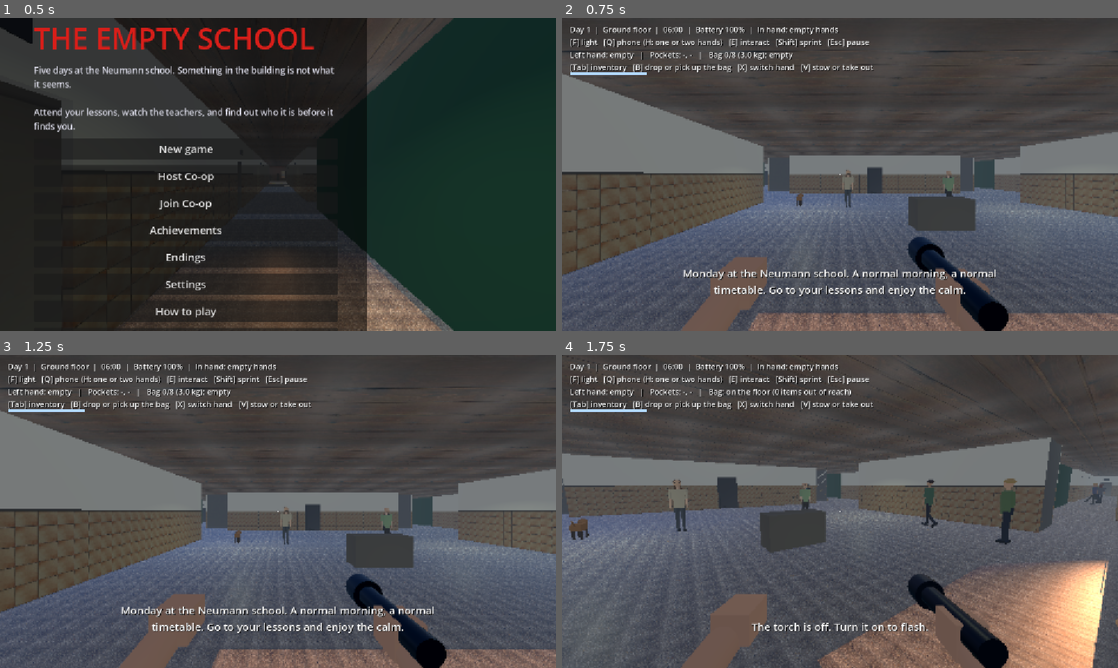
Above: before the commit, frames 1-4 (two rows, left to right).
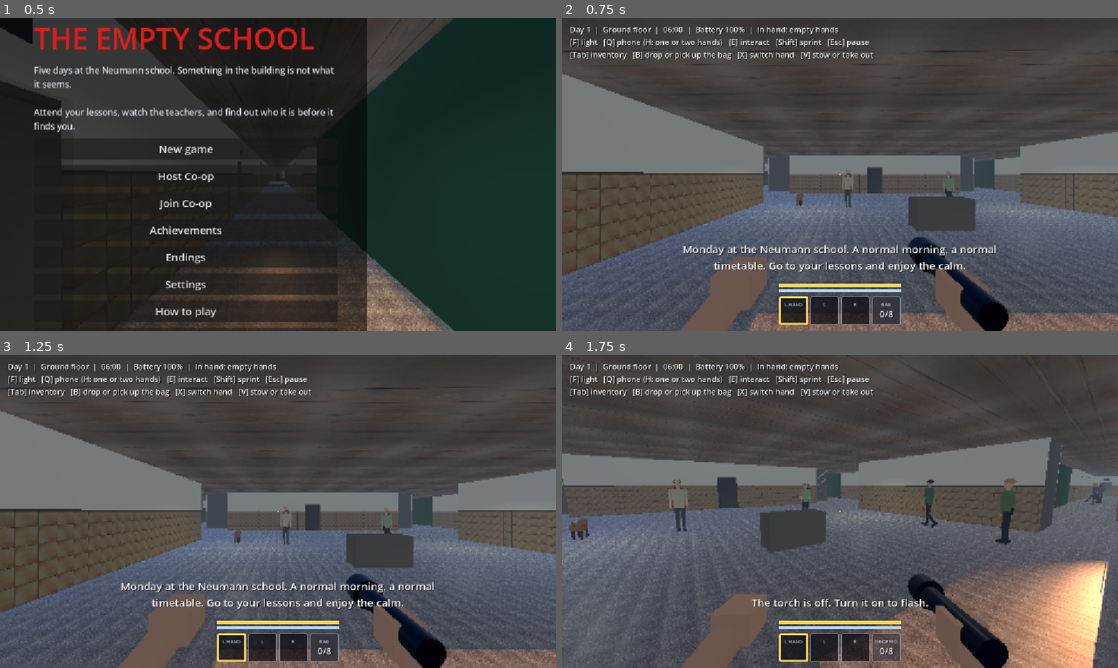
Above: after the commit, the same moments.

Repository: CsPS0/Neumann-Survival-Week
Game: Godot game, scene res://scenes/main.tscn
The game is run twice, just before and just after one commit, with the same random seed, the same clock (stepped at 60 frames per second) and the same inputs.
Inputs (mouse positions are in pixels of both pictures, inside the frame that each line leads up to):
- Up to frame 1 (0.5 s): no input
- Up to frame 2 (0.75 s): click "New game" at 0.5 s
- Up to frame 3 (1.25 s): no input
- Up to frame 4 (1.75 s): tap Enter at 1.25 s; move the mouse to (867, 511) at 1.27 s; hold W (move_forward) from 1.28 s (still down); hold B (bag) from 1.28 s (still down); tap T (flash) at 1.55 s

Frame 1 is identical in both runs. In frame 2, 6.4% of the frame differs, in the area x 1-78%, y 10-98%; in frame 3, 6.4%; in frame 4, 4.5%.

Commit message:
Hotbar, inventory grid and tabbed settings (#37)
Only HORROR-GAME is touched.

## What changed
- Hotbar at the bottom centre: active hand (highlighted), left pocket,
right pocket and the bag count. The name of the held item shows above it
for a moment when it changes.
- Battery and stamina bars sit above the hotbar. The stamina bar still
shows only while stamina is not full. The story message moved up to
clear them.
- Tab with the phone down opens an inventory grid: equipped slots on
top, the 8 bag slots as a 4x2 grid, a "Keys" line that lists every key
carried, weight and walking speed. Tab with the phone up still switches
the phone app. B, X and V work as before.
- The item text lines are gone from the top left HUD. Desktop keeps the
key hint lines. Touch mode shows only the status line.
- Settings are split into four tabs: Graphics (display, then the quality
preset and every low-end option), Audio, Controls (mouse settings and
the key list) and Gameplay. A "Reset all settings to defaults" button
under the tabs restores the first-start values for this PC. Every
setting keeps its key and saved value.
- New files: `scripts/hotbar.gd`, `scripts/inventory_grid.gd`,
`scripts/item_slot.gd`. README Tab row updated.

## Checks
- `--headless --path . res://scenes/main.tscn --quit-after 240` boots
with no errors or leaks (Godot 4.7 stable, Linux).
- A throwaway headless script added items, opened the grid and confirmed
the hotbar, grid, key line, four settings tabs and the reset button.
Rendered screenshots (compatibility renderer under Xvfb) confirmed the
layout.
- Not run: the 36 local tests (they live only on the owner's PC),
Android, the Quest rig, and a real window on Windows. The inventory grid
is display only, with no mouse dragging.

Diff:
--- /dev/null
+++ b/HORROR-GAME/scripts/hotbar.gd
@@ -0,0 +1,69 @@
+extends HBoxContainer
+## Bottom-centre hotbar: the active hand, both pockets and the bag, with the hand highlighted. The full list is in the
+## inventory grid (Tab). The name of the item in the hand shows above the bar for a moment when it changes.
+
+const ItemSlot := preload("res://scripts/item_slot.gd")
+const SLOT := 60.0
+const GAP := 4.0
+const WIDTH := SLOT * 4.0 + GAP * 3.0   ## The bars above the hotbar match this.
+
+var _items: RefCounted
+var _hand: PanelContainer
+var _pockets: Array[PanelContainer] = []
+var _bag: PanelContainer
+var _name_label := Label.new()
+var _name_tween: Tween
+var _last_hand := ""
+
+
+func setup(items: RefCounted, name_label_parent: Node) -> void:
+	_items = items
+	add_theme_constant_override("separation", int(GAP))
+	mouse_filter = Control.MOUSE_FILTER_IGNORE
+	_hand = _slot("")
+	_pockets = [_slot("L"), _slot("R")]
+	_bag = _slot("BAG")
+	_name_label.add_theme_font_size_override("font_size", 18)
+	_name_label.add_theme_color_override("font_shadow_color", Color.BLACK)
+	_name_label.modulate.a = 0.0
+	_name_label.mouse_filter = Control.MOUSE_FILTER_IGNORE
+	_name_label.horizontal_alignment = HORIZONTAL_ALIGNMENT_CENTER
+	name_label_parent.add_child(_name_label)
+	_name_label.custom_minimum_size = Vector2(400.0, 0.0)
+	_name_label.set_anchors_and_offsets_preset(Control.PRESET_CENTER_BOTTOM, Control.PRESET_MODE_MINSIZE, int(SLOT) + 52)
+	refresh()
+
+
+func _slot(tag: String) -> PanelContainer:
+	var slot: PanelContainer = ItemSlot.new()
+	slot.setup(SLOT, tag, false)
+	add_child(slot)
+	return slot
+
+
+func refresh() -> void:
+	var hand_id: String = _items.hand_item()
+	_hand.set_item(hand_id, _items.label_of(hand_id))
+	_hand.set_selected(true)
+	_hand.tag.text = "L HAND" if _items.left_handed else "R HAND"
+	var places := [_items.Place.POCKET_LEFT, _items.Place.POCKET_RIGHT]
+	for i in 2:
+		var pocket: Array = _items.slots[places[i]]
+		_pockets[i].set_item(pocket[0] if not pocket.is_empty() else "", _items.label_of(pocket[0]) if not pocket.is_empty() else "")
+	var carried: int = _items.slots[_items.Place.BAG].size()
+	_bag.set_text("%d/%d" % [carried, _items.BAG_SLOTS], not _items.bag_worn)
+	_bag.tag.text = "BAG" if _items.bag_worn else "DROPPED"
+	if hand_id != _last_hand:
+		_last_hand = hand_id
+		if hand_id != "":
+			_flash_name(_items.label_of(hand_id))
+
+
+func _flash_name(text: String) -> void:
+	_name_label.text = text
+	if _name_tween:
+		_name_tween.kill()
+	_name_label.modulate.a = 1.0
+	_name_tween = create_tween()
+	_name_tween.tween_interval(1.8)
+	_name_tween.tween_property(_name_label, "modulate:a", 0.0, 0.6)
--- /dev/null
+++ b/HORROR-GAME/scripts/inventory_grid.gd
@@ -0,0 +1,107 @@
+extends PanelContainer
+## The Tab inventory: equipped slots on top (hand and both pockets), the bag as a grid below it, and the weight line.
+## It only shows state. Items are moved with the existing keys (B bag, X hand, V stow or take out).
+
+const ItemSlot := preload("res://scripts/item_slot.gd")
+const SLOT := 84.0
+const BAG_COLUMNS := 4
+
+var _items: RefCounted
+var _hand: PanelContainer
+var _pockets: Array[PanelContainer] = []
+var _bag_slots: Array[PanelContainer] = []
+var _bag_title := Label.new()
+var _speed := Label.new()
+var _keys := Label.new()
+
+
+func setup(items: RefCounted) -> void:
+	_items = items
+	mouse_filter = Control.MOUSE_FILTER_IGNORE
+	var style := StyleBoxFlat.new()
+	style.bg_color = Color(0.08, 0.08, 0.1, 0.9)
+	style.set_border_width_all(2)
+	style.border_color = Color(0.55, 0.55, 0.6)
+	style.set_corner_radius_all(4)
+	style.set_content_margin_all(16.0)
+	add_theme_stylebox_override("panel", style)
+
+	var box := VBoxContainer.new()
+	box.add_theme_constant_override("separation", 8)
+	box.mouse_filter = Control.MOUSE_FILTER_IGNORE
+	box.add_child(_heading("INVENTORY"))
+	box.add_child(_heading("Equipped", 14))
+	var equipped := HBoxContainer.new()
+	equipped.add_theme_constant_override("separation", 6)
+	_hand = _slot(equipped, "HAND")
+	_pockets = [_slot(equipped, "L POCKET"), _slot(equipped, "R POCKET")]
+	box.add_child(equipped)
+	_bag_title.add_theme_font_size_override("font_size", 14)
+	_bag_title.add_theme_color_override("font_color", Color(0.95, 0.82, 0.45))
+	box.add_child(_bag_title)
+	var grid := GridContainer.new()
+	grid.columns = BAG_COLUMNS
+	grid.add_theme_constant_override("h_separation", 6)
+	grid.add_theme_constant_override("v_separation", 6)
+	grid.mouse_filter = Control.MOUSE_FILTER_IGNORE
+	for i in _items.BAG_SLOTS:
+		_bag_slots.append(_slot(grid, ""))
+	box.add_child(grid)
+	_keys.add_theme_font_size_override("font_size", 14)
+	_keys.add_theme_color_override("font_color", Color(0.95, 0.82, 0.45))
+	_keys.autowrap_mode = TextServer.AUTOWRAP_WORD_SMART
+	_keys.custom_minimum_size = Vector2(BAG_COLUMNS * (SLOT + 6.0), 0.0)
+	box.add_child(_keys)
+	_speed.add_theme_font_size_override("font_size", 14)
+	box.add_child(_speed)
+	var hint := Label.new()
+	hint.text = "[B] drop or pick up the bag   [X] switch hand   [V] stow or take out   [Tab] close"
+	hint.add_theme_font_size_override("font_size", 12)
+	hint.add_theme_color_override("font_color", Color(0.7, 0.72, 0.78))
+	box.add_child(hint)
+	add_child(box)
+	refresh()
+
+
+func _heading(text: String, size := 22) -> Label:
+	var label := Label.new()
+	label.text = text
+	label.add_theme_font_size_override("font_size", size)
+	return label
+
+
+func _slot(parent: Control, tag: String) -> PanelContainer:
+	var slot: PanelContainer = ItemSlot.new()
+	slot.setup(SLOT, tag, true)
+	parent.add_child(slot)
+	return slot
+
+
+func refresh() -> void:
+	var hand_id: String = _items.hand_item()
+	_hand.set_item(hand_id, _items.label_of(hand_id))
+	_hand.set_selected(true)
+	_hand.tag.text = "L HAND" if _items.left_handed else "R HAND"
+	var places := [_items.Place.POCKET_LEFT, _items.Place.POCKET_RIGHT]
+	for i in 2:
+		var pocket: Array = _items.slots[places[i]]
+		_pockets[i].set_item(pocket[0] if not pocket.is_empty() else "", _items.label_of(pocket[0]) if not pocket.is_empty() else "")
+	var bag: Array = _items.slots[_items.Place.BAG]
+	for i in _bag_slots.size():
+		var id: String = bag[i] if i < bag.size() else ""
+		_bag_slots[i].set_item(id, _items.label_of(id) if id != "" else "")
+		_bag_slots[i].modulate.a = 1.0 if _items.bag_worn else 0.45
+	var keys: Array[String] = []
+	for place: int in _items.slots:
+		if not _items.is_reachable(place):
+			continue
+		for id: String in _items.slots[place]:
+			if _items.is_key(id):
+				keys.append(_items.label_of(id))
+	_keys.text = "Keys: %s" % (", ".join(keys) if not keys.is_empty() else "none")
+	if _items.bag_worn:
+		_bag_title.text = "Bag (%d/%d, %.1f kg)" % [bag.size(), _items.BAG_SLOTS, _items.bag_weight()]
+		_speed.text = "Walking speed: %d%%" % roundi(_items.speed_multiplier() * 100.0)
+	else:
+		_bag_title.text = "Bag: on the floor, out of reach (%d items)" % bag.size()
+		_speed.text = "Walking speed: 100%"
--- /dev/null
+++ b/HORROR-GAME/scripts/item_slot.gd
@@ -0,0 +1,89 @@
+extends PanelContainer
+## One square of the hotbar or the inventory grid: a coloured tile with the item's initials, an optional caption and a
+## highlighted border for the selected slot.
+
+const EMPTY_BORDER := Color(0.55, 0.55, 0.6, 0.8)
+const SELECTED_BORDER := Color(1.0, 0.85, 0.35)
+
+var _style := StyleBoxFlat.new()
+var _icon := Label.new()
+var _caption: Label
+var tag := Label.new()
+var _show_names := false
+
+
+func setup(side: float, tag_text: String, show_names: bool) -> void:
+	_show_names = show_names
+	custom_minimum_size = Vector2(side, side)
+	mouse_filter = Control.MOUSE_FILTER_IGNORE
+	_style.bg_color = Color(0.05, 0.05, 0.07, 0.72)
+	_style.set_border_width_all(2)
+	_style.border_color = EMPTY_BORDER
+	_style.set_corner_radius_all(3)
+	add_theme_stylebox_override("panel", _style)
+
+	var box := VBoxContainer.new()
+	box.alignment = BoxContainer.ALIGNMENT_CENTER
+	box.mouse_filter = Control.MOUSE_FILTER_IGNORE
+	box.add_theme_constant_override("separation", 0)
+	tag.horizontal_alignment = HORIZONTAL_ALIGNMENT_CENTER
+	tag.add_theme_font_size_override("font_size", 10)
+	tag.add_theme_color_override("font_color", Color(0.8, 0.82, 0.88, 0.85))
+	tag.mouse_filter = Control.MOUSE_FILTER_IGNORE
+	box.add_child(tag)
+	_icon.horizontal_alignment = HORIZONTAL_ALIGNMENT_CENTER
+	_icon.add_theme_font_size_override("font_size", int(side * 0.3))
+	_icon.add_theme_color_override("font_shadow_color", Color.BLACK)
+	box.add_child(_icon)
+	if show_names:
+		_caption = Label.new()
+		_caption.horizontal_alignment = HORIZONTAL_ALIGNMENT_CENTER
+		_caption.autowrap_mode = TextServer.AUTOWRAP_WORD_SMART
+		_caption.custom_minimum_size = Vector2(side - 8.0, 0.0)
+		_caption.add_theme_font_size_override("font_size", 11)
+		box.add_child(_caption)
+	add_child(box)
+
+	tag.text = tag_text
+	set_item("", "")
+
+
+func set_selected(selected: bool) -> void:
+	_style.border_color = SELECTED_BORDER if selected else EMPTY_BORDER
+	_style.set_border_width_all(4 if selected else 2)
+
+
+## `id` is the inventory id, `label` its display name. An empty id clears the slot.
+func set_item(id: String, label: String) -> void:
+	if id == "":
+		_icon.text = ""
+		if _caption:
+			_caption.text = ""
+		_style.bg_color = Color(0.05, 0.05, 0.07, 0.72)
+		return
+	_icon.text = initials(id, label)
+	if _caption:
+		_caption.text = label
+	var hue := float(hash(id) % 360) / 360.0
+	_style.bg_color = Color.from_hsv(0.12 if is_key(id) else hue, 0.45, 0.45, 0.9)
+
+
+## Shows free text (such as the bag count) instead of an item.
+func set_text(text: String, dim: bool) -> void:
+	_icon.text = text
+	if _caption:
+		_caption.text = ""
+	_style.bg_color = Color(0.2, 0.2, 0.24, 0.55 if dim else 0.9)
+
+
+static func is_key(id: String) -> bool:
+	return id.begins_with("key_") or id == "storage_key" or id == "master_key"
+
+
+static func initials(id: String, label: String) -> String:
+	if is_key(id):
+		return "KEY"
+	var words := label.split(" ", false)
+	if words.size() >= 2:
+		return (words[0].left(1) + words[words.size() - 1].left(1)).to_upper()
+	return label.left(2).capitalize() if not words.is_empty() else "?"
--- a/HORROR-GAME/scripts/main.gd
+++ b/HORROR-GAME/scripts/main.gd
@@ -6,6 +6,8 @@
 const FloorData := preload("res://scripts/floor_data.gd")
 const SoundBank := preload("res://scripts/sound_bank.gd")
 const GraphicsSettings := preload("res://scripts/graphics.gd")
+const Hotbar := preload("res://scripts/hotbar.gd")
+const InventoryGrid := preload("res://scripts/inventory_grid.gd")
 const Textures := preload("res://scripts/textures.gd")
 const PickupScript := preload("res://scripts/pickup.gd")
 const InteractableScript := preload("res://scripts/interactable.gd")
@@ -138,10 +140,12 @@
 
 var _hud_layer := CanvasLayer.new()
 var _hud := Label.new()
-var _inventory_panel := PanelContainer.new()   ## Tab: hand, pockets and bag, one per line.
-var _inventory_label := Label.new()
-var _stamina_bg := ColorRect.new()
+var _hotbar := Hotbar.new()   ## Hand, pockets and bag at the bottom of the screen.
+var _inventory_panel := InventoryGrid.new()   ## Tab: equipped slots and the bag grid.
+var _stamina_bg := ColorRect.new()   ## Thin bar above the hotbar, shown while stamina is not full.
 var _stamina_bar: ColorRect
+var _battery_bg := ColorRect.new()   ## Thin bar above the stamina bar: the flashlight battery.
+var _battery_bar: ColorRect
 var _stamina_tween: Tween
 var _prompt_label := Label.new()
 var _message_label := Label.new()
@@ -2134,24 +2138,37 @@
 	_hud.add_theme_color_override("font_shadow_color", Color.BLACK)
 	layer.add_child(_hud)
 
-	_inventory_panel.position = Vector2(16.0, 150.0)
-	_inventory_panel.mouse_filter = Control.MOUSE_FILTER_IGNORE
-	_inventory_label.add_theme_font_size_override("font_size", 20)
-	_inventory_panel.add_child(_inventory_label)
+	_hotbar.setup(player.items, layer)
+	layer.add_child(_hotbar)
+	_hotbar.set_anchors_and_offsets_preset(Control.PRESET_CENTER_BOTTOM, Control.PRESET_MODE_MINSIZE, 12)
+
+	_inventory_panel.setup(player.items)
 	_inventory_panel.visible = false
 	layer.add_child(_inventory_panel)
-
-	_stamina_bg.position = Vector2(16.0, 112.0)
-	_stamina_bg.size = Vector2(160.0, 6.0)
-	_stamina_bg.color = Color(0.0, 0.0, 0.0, 0.5)
-	_stamina_bg.mouse_filter = Control.MOUSE_FILTER_IGNORE
+	_inventory_panel.set_anchors_and_offsets_preset(Control.PRESET_CENTER, Control.PRESET_MODE_MINSIZE)
+
+	var bar_width: float = Hotbar.WIDTH
+	for pair: Array in [[_battery_bg, 92], [_stamina_bg, 80]]:
+		var bg: ColorRect = pair[0]
+		bg.color = Color(0.0, 0.0, 0.0, 0.5)
+		bg.mouse_filter = Control.MOUSE_FILTER_IGNORE
+		layer.add_child(bg)
+		bg.set_anchors_preset(Control.PRESET_CENTER_BOTTOM)
+		bg.offset_left = -bar_width * 0.5
+		bg.offset_right = bar_width * 0.5
+		bg.offset_top = -float(pair[1]) - 6.0
+		bg.offset_bottom = -float(pair[1])
 	_stamina_bg.visible = false
-	layer.add_child(_stamina_bg)
 	_stamina_bar = ColorRect.new()
-	_stamina_bar.size = Vector2(160.0, 6.0)
+	_stamina_bar.size = Vector2(bar_width, 6.0)
 	_stamina_bar.color = Color(0.7, 0.85, 1.0)
 	_stamina_bar.mouse_filter = Control.MOUSE_FILTER_IGNORE
 	_stamina_bg.add_child(_stamina_bar)
+	_battery_bar = ColorRect.new()
+	_battery_bar.size = Vector2(bar_width, 6.0)
+	_battery_bar.color = Color(0.95, 0.85, 0.35)
+	_battery_bar.mouse_filter = Control.MOUSE_FILTER_IGNORE
+	_battery_bg.add_child(_battery_bar)
 
 	_prompt_label.set_anchors_preset(Control.PRESET_CENTER)
 	_prompt_label.grow_horizontal = Control.GROW_DIRECTION_BOTH
@@ -2166,7 +2183,7 @@
 	_message_label.custom_minimum_size = Vector2(760.0, 0.0)
 	_message_label.autowrap_mode = TextServer.AUTOWRAP_WORD_SMART
 	_message_label.horizontal_alignment = HORIZONTAL_ALIGNMENT_CENTER
-	_message_label.position.y -= 70.0
+	_message_label.position.y -= 120.0
 	_message_label.add_theme_font_size_override("font_size", 22)
 	_message_label.add_theme_color_override("font_shadow_color", Color.BLACK)
 	_message_label.modulate.a = 0.0
@@ -2194,11 +2211,14 @@
 
 
 func _update_hud() -> void:
+	_hotbar.visible = not match_world.active
+	_battery_bg.visible = not match_world.active
 	if match_world.active:
 		_hud.text = match_world.hud_text()
 		return
+	_hotbar.refresh()
 	if _inventory_panel.visible:
-		_inventory_label.text = player.items.detail()
+		_inventory_panel.refresh()
 	var held := "empty hands"
 	if player.phone.raised:
 		held = "phone (two hands)" if player.phone_two_hands else "phone (one hand)"
@@ -2208,10 +2228,10 @@
 	var status := "Day %d  |  %s  |  %s  |  Battery %d%%  |  In hand: %s" % [
 		campaign.day, FLOOR_NAMES[_floor_index], daynight.time_text(), roundi(_battery * 100.0), held]
 	if _touch_mode():   # The buttons are labelled, so the key lines would only take room.
-		_hud.text = "%s\n%s" % [status, player.items.summary()]
-		return
-	_hud.text = "%s\n[F] light   [Q] phone (H: one or two hands)   [E] interact   [Shift] sprint%s   [Esc] pause\n%s\n[Tab] inventory   [B] drop or pick up the bag   [X] switch hand   [V] stow or take out" % [
-		status, "   [G] name the entity" if campaign.day > campaign.LAST_SCHOOL_DAY else "", player.items.summary()]
+		_hud.text = status
+		return
+	_hud.text = "%s\n[F] light   [Q] phone (H: one or two hands)   [E] interact   [Shift] sprint%s   [Esc] pause\n[Tab] inventory   [B] drop or pick up the bag   [X] switch hand   [V] stow or take out" % [
+		status, "   [G] name the entity" if campaign.day > campaign.LAST_SCHOOL_DAY else ""]
 
 
 func _show_message(text: String, seconds := -1.0) -> void:
@@ -2225,7 +2245,7 @@
 
 
 func _on_stamina_changed(fraction: float) -> void:
-	_stamina_bar.size.x = 160.0 * fraction
+	_stamina_bar.size.x = Hotbar.WIDTH * fraction
 	_stamina_bg.visible = true
 	if _stamina_tween:
 		_stamina_tween.kill()
@@ -2237,6 +2257,9 @@
 
 func _on_battery_changed(fraction: float) -> void:
 	_battery = fraction
+	if _battery_bar:
+		_battery_bar.size.x = Hotbar.WIDTH * clampf(fraction, 0.0, 1.0)
+		_battery_bar.color = Color(0.9, 0.25, 0.2) if fraction < 0.2 else Color(0.95, 0.85, 0.35)
 
 
 # --- Safe keypad ----------------------------------------------------------------
--- a/HORROR-GAME/scripts/menu.gd
+++ b/HORROR-GAME/scripts/menu.gd
@@ -184,11 +184,8 @@
 	ui.setup(profile, func() -> void:
 		if on_settings_changed.is_valid():
 			on_settings_changed.call())
-	var scroll := ScrollContainer.new()   # The graphics rows do not fit a small window.
-	scroll.custom_minimum_size = Vector2(0.0, 480.0)
-	scroll.horizontal_scroll_mode = ScrollContainer.SCROLL_MODE_DISABLED
-	scroll.add_child(ui)
-	box.add_child(scroll)
+	ui.custom_minimum_size = Vector2(0.0, 480.0)   # Each tab scrolls on its own when it does not fit.
+	box.add_child(ui)
 	box.add_child(_button("Back", _back))
 
 var _lobby_code_label := Label.new()
--- a/HORROR-GAME/scripts/settings_ui.gd
+++ b/HORROR-GAME/scripts/settings_ui.gd
@@ -7,6 +7,15 @@
 var _controls := {}   ## setting key -> its control, so a preset can move them all.
 var _val_labels := {} ## setting key -> its value Label.
 var _preset: OptionButton
+const KEY_LIST := [
+	["W A S D", "Move"], ["Shift", "Sprint"], ["Mouse", "Look"], ["E", "Interact"], ["F", "Flashlight"],
+	["T", "Flash burst"], ["Q", "Phone"], ["H", "Phone: one or two hands"], ["Tab", "Inventory, or next phone app"],
+	["B", "Drop or pick up the bag"], ["X", "Switch hand"], ["V", "Stow or take out the held item"],
+	["Space", "Hold breath in a locker"], ["G", "Name the entity (day 4 and 5)"], ["Esc", "Pause"],
+]
+
+var _tabs: TabContainer
+var _page: VBoxContainer   ## The column of the tab being built.
 var _on_change: Callable
 var _dragging := false
 
@@ -14,31 +23,67 @@
 func setup(profile: Node, on_change: Callable) -> void:
 	_profile = profile
 	_on_change = on_change
-	add_theme_constant_override("separation", 10)
-
-	_category("AUDIO & DISPLAY")
-	_slider("Master volume", "volume", 0.0, 1.0, 0.05, func(v: float) -> String: return "%d%%" % int(round(v * 100.0)))
+	_tabs = TabContainer.new()
+	_tabs.name = "tabs"
+	_tabs.size_flags_vertical = Control.SIZE_EXPAND_FILL
+	add_child(_tabs)
+
+	_open_tab("Graphics")
+	_category("DISPLAY", "", false)
+	_check("Fullscreen", "fullscreen")
 	_slider("Brightness", "brightness", 0.6, 1.6, 0.05, func(v: float) -> String: return "%.2fx" % v)
 	_slider("Field of view", "fov", 60.0, 100.0, 1.0, func(v: float) -> String: return "%d°" % int(round(v)))
-	_check("Fullscreen", "fullscreen")
-
-	_category("CONTROLS")
+	_graphics_rows()
+
+	_open_tab("Audio")
+	_category("VOLUME", "", false)
+	_slider("Master volume", "volume", 0.0, 1.0, 0.05, func(v: float) -> String: return "%d%%" % int(round(v * 100.0)))
+
+	_open_tab("Controls")
+	_category("MOUSE AND LOOK", "", false)
 	_slider("Mouse sensitivity", "sensitivity", 0.001, 0.006, 0.0002, func(v: float) -> String: return "%.4f" % v)
 	_check("Invert Y axis", "invert_y")
 
-	_category("GAMEPLAY & ACCESSIBILITY")
+	_category("KEYS")
+	for row: Array in KEY_LIST:
+		_key_row(row[0], row[1])
+
+	_open_tab("Gameplay")
+	_category("ASSISTS", "", false)
 	_check("Easy map (show player position)", "easy_map")
+	_category("COMFORT")
 	_check("Scare flashes (screen blackouts & stings)", "scare_flash")
 
-	_graphics_rows()
-
-
-func _category(title: String, subtitle := "") -> void:
+	var reset := Button.new()
+	reset.name = "reset_defaults"
+	reset.text = "Reset all settings to defaults"
+	reset.pressed.connect(_reset_defaults)
+	add_child(reset)
+
+
+## Starts a tab: a scrolling column. The rows added next go into it.
+func _open_tab(title: String) -> void:
+	var scroll := ScrollContainer.new()
+	scroll.name = title
+	scroll.horizontal_scroll_mode = ScrollContainer.SCROLL_MODE_DISABLED
+	var margin := MarginContainer.new()
+	margin.size_flags_horizontal = Control.SIZE_EXPAND_FILL
+	for side in ["left", "right", "top", "bottom"]:
+		margin.add_theme_constant_override("margin_" + side, 10)
+	_page = VBoxContainer.new()
+	_page.add_theme_constant_override("separation", 10)
+	margin.add_child(_page)
+	scroll.add_child(margin)
+	_tabs.add_child(scroll)
+
+
+func _category(title: String, subtitle := "", divider := true) -> void:
 	var cat_box := VBoxContainer.new()
 	cat_box.add_theme_constant_override("separation", 2)
-	var sep := HSeparator.new()
-	sep.add_theme_constant_override("separation", 12)
-	cat_box.add_child(sep)
+	if divider:
+		var sep := HSeparator.new()
+		sep.add_theme_constant_override("separation", 12)
+		cat_box.add_child(sep)
 
 	var label := Label.new()
 	label.text = title
@@ -53,12 +98,12 @@
 		sub.add_theme_color_override("font_color", Color(0.7, 0.72, 0.78))
 		cat_box.add_child(sub)
 
-	add_child(cat_box)
+	_page.add_child(cat_box)
 
 
 ## Graphics: a preset on top, then every setting it sets. Changing one of them switches the preset to Custom.
 func _graphics_rows() -> void:
-	_category("GRAPHICS & PERFORMANCE", "Lower preset, turn off lamps and reduce render scale on older school PCs.")
+	_category("PERFORMANCE", "Lower preset, turn off lamps and reduce render scale on older school PCs.")
 
 	var row := HBoxContainer.new()
 	var name_label := Label.new()
@@ -72,7 +117,7 @@
 	_preset.add_item("Custom")
 	_preset.item_selected.connect(_choose_preset)
 	row.add_child(_preset)
-	add_child(row)
+	_page.add_child(row)
 
 	_slider("Render scale", "render_scale", 0.5, 1.0, 0.05, func(v: float) -> String: return "%d%%" % int(round(v * 100.0)))
 	_check("Real-time lamps (off uses flat ambient light, much faster)", "dynamic_lighting")
@@ -92,18 +137,49 @@
 	var values := GraphicsSettings.preset_values(index)
 	for key: String in values:
 		_profile.set_setting(key, values[key])
-		var control: Control = _controls[key]
-		if control is Range:
-			(control as Range).set_value_no_signal(float(values[key]))
-			if _val_labels.has(key):
-				var fmt: Callable = _val_labels[key]["fmt"]
-				_val_labels[key]["label"].text = fmt.call(float(values[key]))
-		elif control is CheckBox:
-			(control as CheckBox).set_pressed_no_signal(bool(values[key]))
-		elif control is OptionButton:
-			(control as OptionButton).select(int(values[key]))
+		_show_value(key, values[key])
 	_profile.save()
 	_on_change.call()
+
+
+## Moves the control of `key` to `value` without firing its signal.
+func _show_value(key: String, value: Variant) -> void:
+	var control: Control = _controls.get(key)
+	if control is Range:
+		(control as Range).set_value_no_signal(float(value))
+		if _val_labels.has(key):
+			var fmt: Callable = _val_labels[key]["fmt"]
+			_val_labels[key]["label"].text = fmt.call(float(value))
+	elif control is CheckBox:
+		(control as CheckBox).set_pressed_no_signal(bool(value))
+	elif control is OptionButton:
+		(control as OptionButton).select(int(value))
+
+
+## Every setting back to the first-start values: the preset for this PC, then the plain defaults.
+func _reset_defaults() -> void:
+	var values: Dictionary = _profile.DEFAULTS.duplicate()
+	values["quality"] = _profile.default_quality()
+	values.merge(GraphicsSettings.preset_values(int(values["quality"])), true)
+	for key: String in values:
+		_profile.set_setting(key, values[key])
+		_show_value(key, _profile.get_setting(key))
+	_sync_preset()
+	_profile.save()
+	_on_change.call()
+
+
+func _key_row(key_name: String, action: String) -> void:
+	var row := HBoxContainer.new()
+	var key_label := Label.new()
+	key_label.text = key_name
+	key_label.custom_minimum_size = Vector2(120.0, 0.0)
+	key_label.add_theme_color_override("font_color", Color(0.8, 0.85, 0.9))
+	row.add_child(key_label)
+	var action_label := Label.new()
+	action_label.text = action
+	row.add_child(action_label)
+	_page.add_child(row)
 
 
 func _sync_preset() -> void:
@@ -129,7 +205,7 @@
 	button.item_selected.connect(func(index: int) -> void: _store(key, index))
 	row.add_child(button)
 	_controls[key] = button
-	add_child(row)
+	_page.add_child(row)
 
 
 func _slider(label: String, key: String, low: float, high: float, step: float, formatter: Callable = Callable()) -> void:
@@ -175,7 +251,7 @@
 		row.add_child(val_label)
 
 	_controls[key] = slider
-	add_child(row)
+	_page.add_child(row)
 
 
 func _check(label: String, key: String) -> void:
@@ -185,7 +261,7 @@
 	box.button_pressed = bool(_profile.get_setting(key))
 	box.toggled.connect(func(on: bool) -> void: _store(key, on))
 	_controls[key] = box
-	add_child(box)
+	_page.add_child(box)
 
 
 func _store(key: String, value: Variant, save := true) -> void:
Not shown, added: HORROR-GAME/scripts/hotbar.gd.uid
Not shown, added: HORROR-GAME/scripts/inventory_grid.gd.uid
Not shown, added: HORROR-GAME/scripts/item_slot.gd.uid
Not shown, changed: HORROR-GAME/README.md
